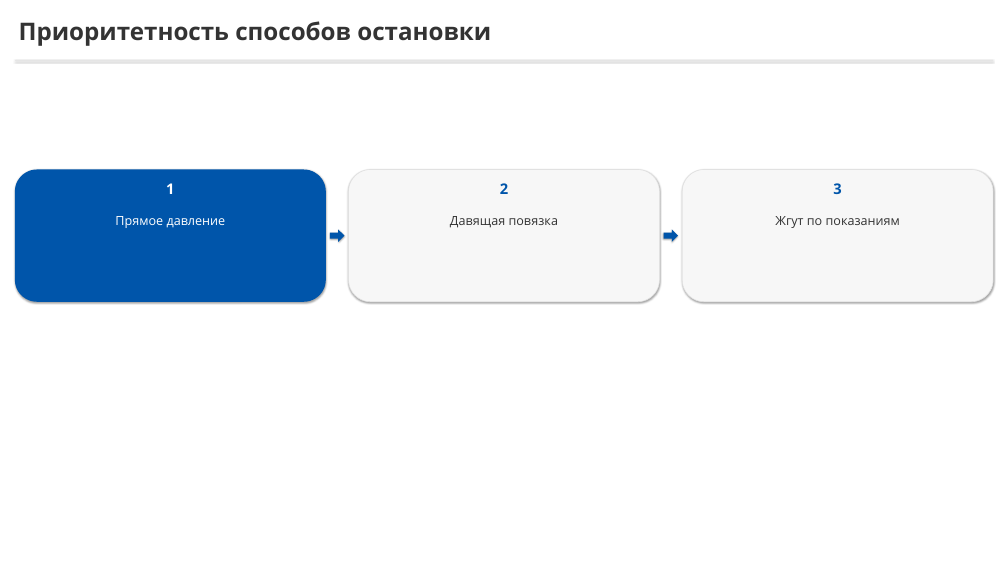
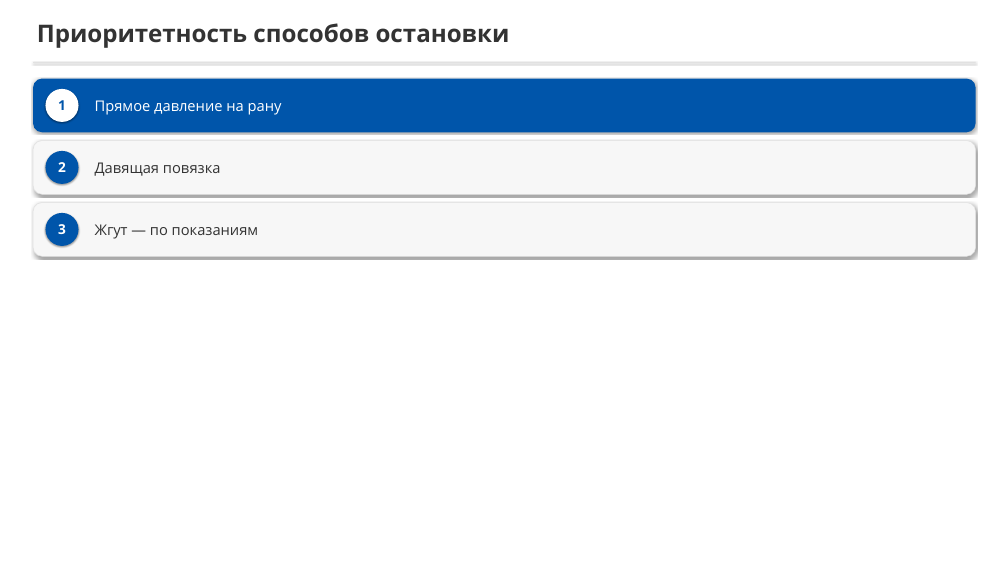
Before and after one commit to lysakalenushka-hash/-, a slide deck: slide 5 of tema2_bleeding/Последовательность_остановки_кровотечения.pptx (slide 4 before the commit). Drawn at 1008x567 pixels with LibreOffice and Linux fonts; fonts in the diff are those of the drawing. Boxes give left, top, right and bottom in pixels: in the first picture for what was removed or moved away, otherwise in the second. Text is boxed around its words. In the diff, an @@ line names an element or a change of style, - is before the commit and + after.

```diff
--- a/tema2_bleeding/Последовательность_остановки_кровотечения.pptx
+++ b/tema2_bleeding/Последовательность_остановки_кровотечения.pptx
@@ text "Приоритетность способов остановки": place and size @@
-text "Приоритетность способов остановки" at [19, 21, 491, 46]
+text "Приоритетность способов остановки" at [37, 23, 510, 48]
@@ rectangle: place and size @@
-rectangle at [15, 60, 993, 61]
+rectangle at [33, 62, 975, 63]
@@ rounded rectangle: place and size @@
-rounded rectangle at [15, 169, 326, 302]
+rounded rectangle at [33, 79, 975, 132]
@@ text "1": place and size @@
-text "1" at [166, 183, 174, 194]
+text "1" at [58, 100, 66, 110]
@@ text "1" at [58, 100, 66, 110]: size 28 to 26 pt, text colour #FFFFFF to #0055AA; vertical alignment top to middle @@
@@ ellipse added at [45, 89, 78, 122], fill #FFFFFF @@
@@ text "Прямое давление на рану" at [95, 100, 282, 115]: vertical alignment top to middle @@
@@ text at [95, 100, 282, 115]: text changed; size 24 to 28 pt @@
-Прямое давление
+Прямое давление на рану
@@ rounded rectangle: place and size @@
-rounded rectangle at [348, 169, 660, 302]
+rounded rectangle at [33, 141, 975, 194]
@@ rounded rectangle at [33, 141, 975, 194]: outline #E1E1E1 1.25 pt to #E1E1E1 1 pt @@
@@ text "2": place and size @@
-text "2" at [500, 183, 508, 194]
+text "2" at [58, 162, 66, 172]
@@ text "2" at [58, 162, 66, 172]: size 28 to 26 pt, text colour #0055AA to #FFFFFF; vertical alignment top to middle @@
@@ ellipse added at [45, 151, 78, 184], fill #0055AA @@
@@ text "Давящая повязка": place and size @@
-text "Давящая повязка" at [450, 216, 558, 228]
+text "Давящая повязка" at [95, 162, 221, 176]
@@ text "Давящая повязка" at [95, 162, 221, 176]: size 24 to 28 pt; alignment centre to left; vertical alignment top to middle @@
@@ rounded rectangle at [33, 203, 975, 256]: outline #E1E1E1 1.25 pt to #E1E1E1 1 pt @@
@@ rounded rectangle: place and size @@
-rounded rectangle at [682, 169, 993, 302]
+rounded rectangle at [33, 203, 975, 256]
@@ text "3" at [58, 224, 66, 234]: size 28 to 26 pt, text colour #0055AA to #FFFFFF; vertical alignment top to middle @@
@@ text "3": place and size @@
-text "3" at [833, 183, 841, 194]
+text "3" at [58, 224, 66, 234]
@@ ellipse added at [45, 213, 78, 246], fill #0055AA @@
@@ text "Жгут — по показаниям" at [95, 224, 259, 239]: vertical alignment top to middle @@
@@ text at [95, 224, 259, 239]: text changed; size 24 to 28 pt @@
-Жгут по показаниям
+Жгут — по показаниям
@@ right arrow removed at [330, 229, 344, 242] @@
@@ right arrow removed at [664, 229, 678, 242] @@
```
Also in this commit, not shown: 7 other slides changed, 6 slides added, 6 slides removed, 7 other files.
